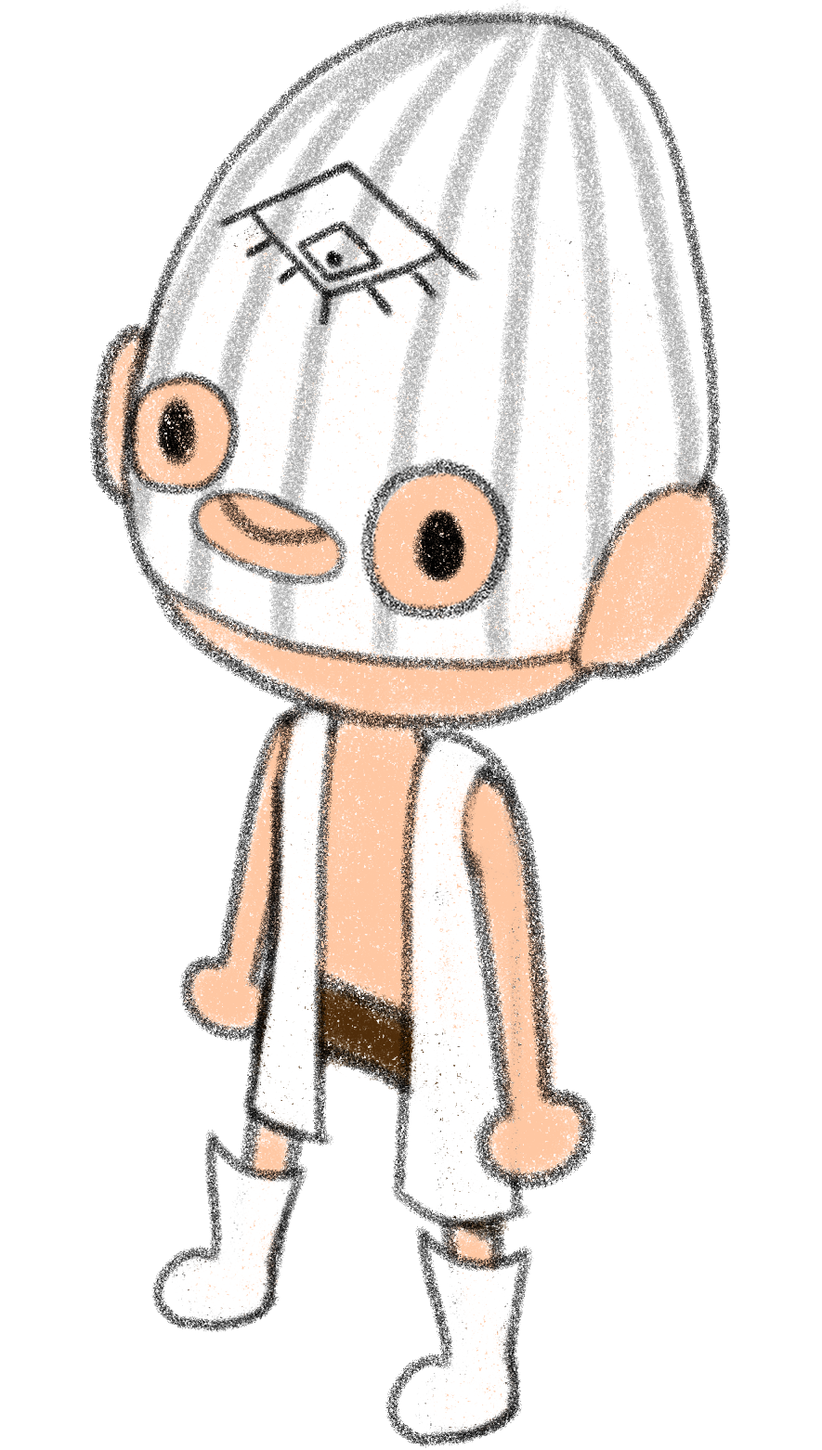
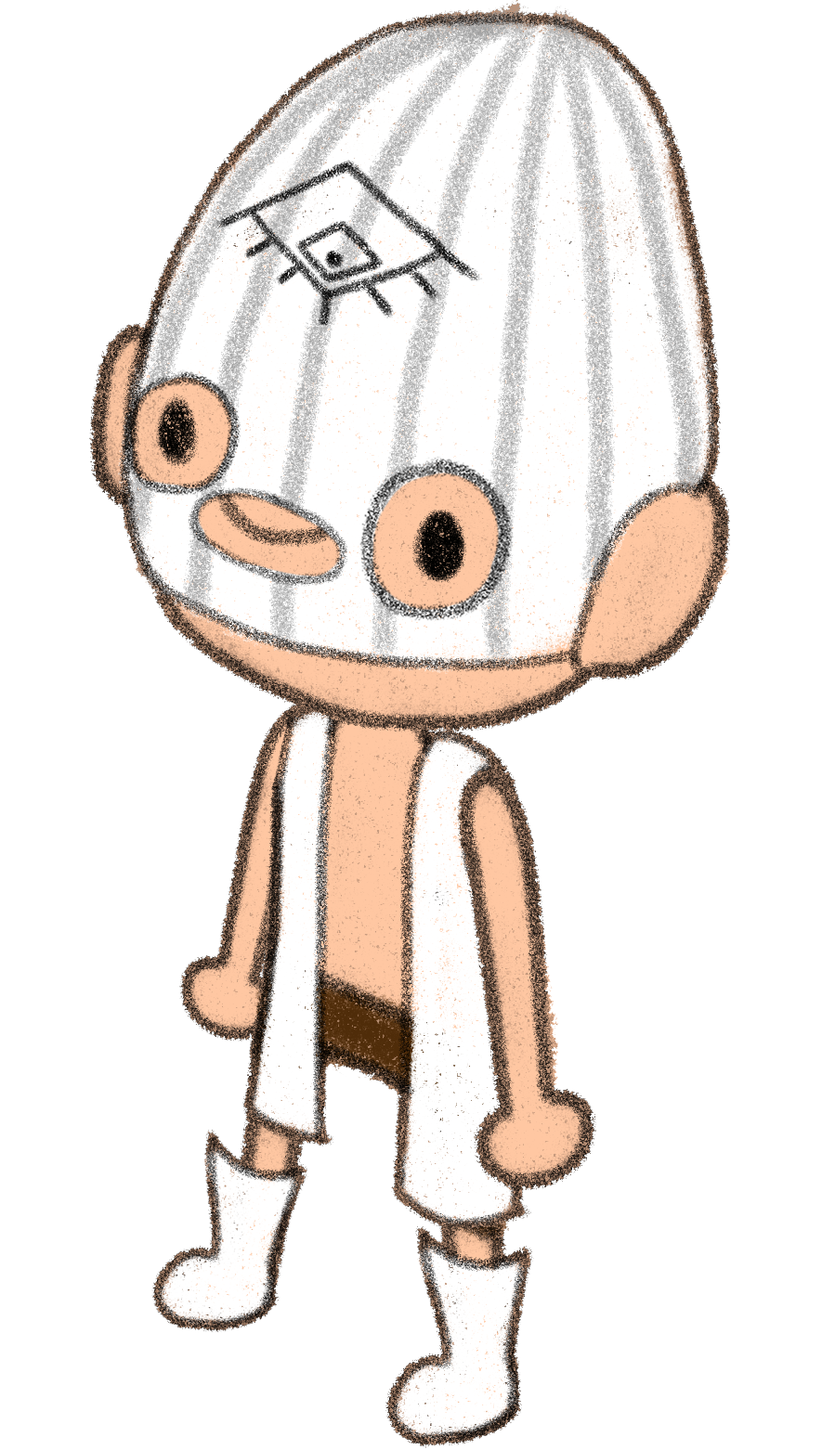
Two versions of the same layered image (822 x 1450). Layer-by-layer changes:
painted on "0_cabeza" over [89,0,730,737]
painted on "1_brazo_derecho" over [456,767,596,1191]
painted on "3__cuerpo" over [242,664,532,1231]
painted on "5_brazo_izq" over [179,702,319,1042]
painted on "pierna der" over [385,1051,533,1449]
painted on "pierna izq" over [152,961,333,1333]
